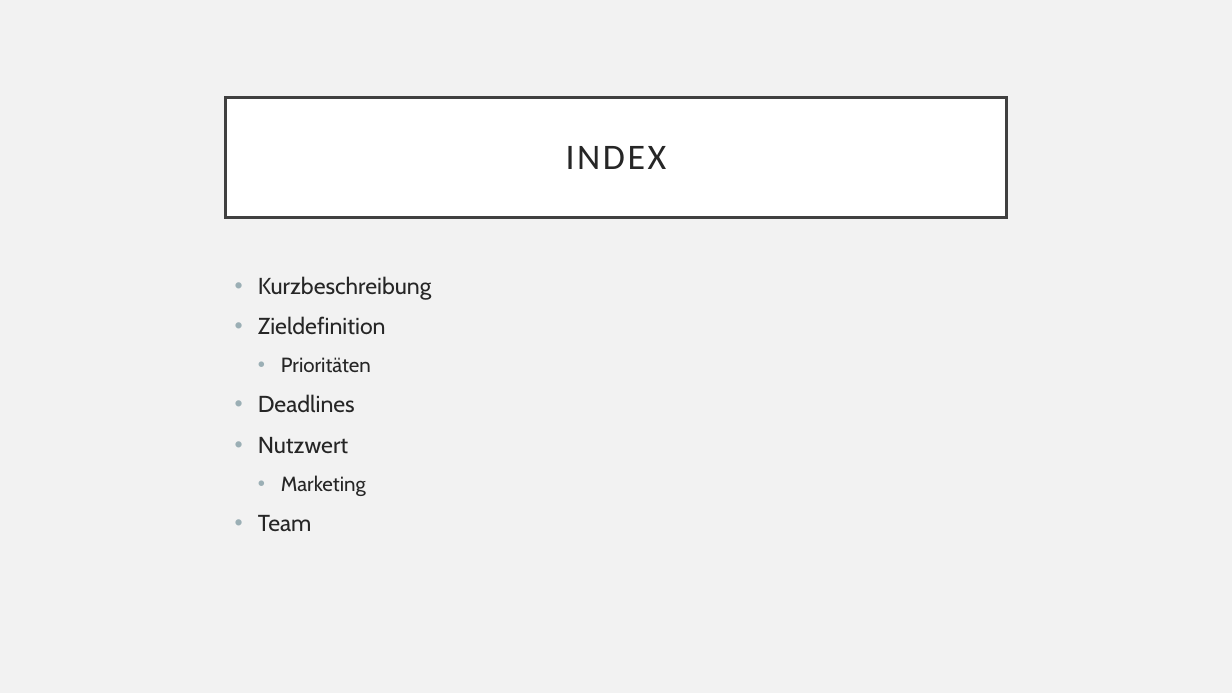
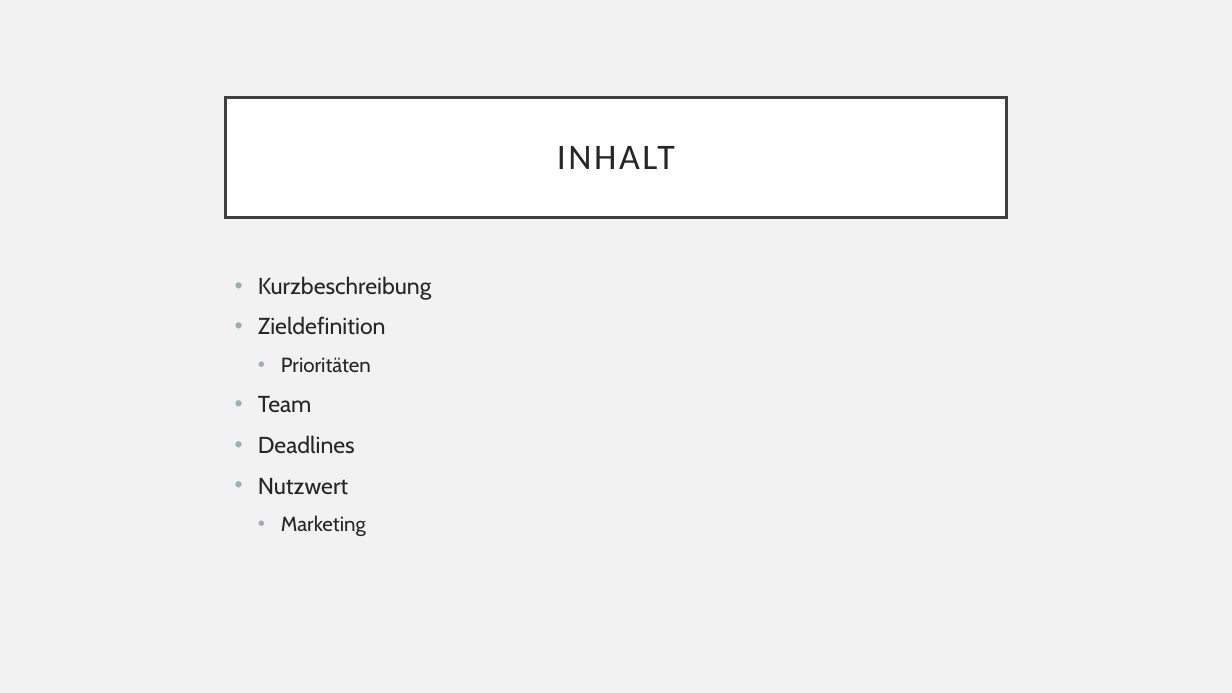
Before and after one commit to mreichl-tgm/hero, a slide deck: slide 2 of docs/project-presentation.pptx. Drawn at 1232x693 pixels with LibreOffice and Linux fonts; fonts in the diff are those of the drawing. Boxes give left, top, right and bottom in pixels: in the first picture for what was removed or moved away, otherwise in the second. Text is boxed around its words. In the diff, an @@ line names an element or a change of style, - is before the commit and + after.

```diff
--- a/docs/project-presentation.pptx
+++ b/docs/project-presentation.pptx
@@ title at [557, 146, 675, 169]: text changed @@
-INDEX
+INHALT
@@ text at [258, 396, 312, 412]: paragraph added @@
+• Team
@@ text at [258, 515, 312, 531]: paragraph removed @@
-• Team
```
Also in this commit, not shown: 5 other slides changed, 1 slide added.
